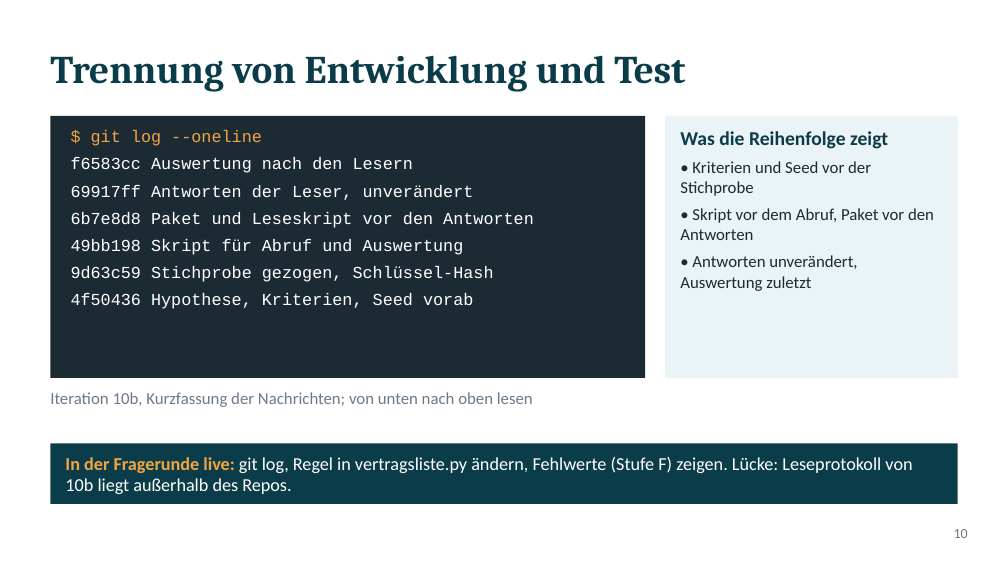
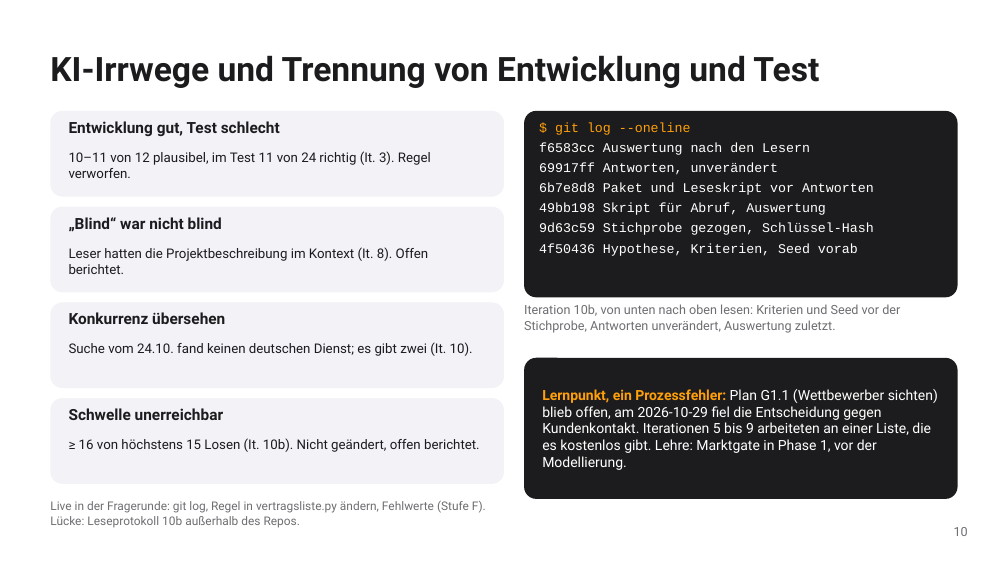
Before and after one commit to ludwigrichthammer9-web/vergabe_radar, a slide deck: slide 10 of docs/vortrag/vortrag_vergabe_radar.pptx. Drawn at 1008x567 pixels with LibreOffice and Linux fonts; fonts in the diff are those of the drawing. Boxes give left, top, right and bottom in pixels: in the first picture for what was removed or moved away, otherwise in the second. Text is boxed around its words. In the diff, an @@ line names an element or a change of style, - is before the commit and + after.

```diff
--- a/docs/vortrag/vortrag_vergabe_radar.pptx
+++ b/docs/vortrag/vortrag_vergabe_radar.pptx
@@ title at (50, 55, 819, 88): text changed; size 28 to 24 pt; font Cambria to Roboto; text colour #0B3C49 to #1C1C1E @@
-Trennung von Entwicklung und Test
+KI-Irrwege und Trennung von Entwicklung und Test
@@ rectangle removed at (50, 116, 645, 378) @@
@@ rounded rectangle added at (50, 111, 504, 197), fill #F2F2F7 @@
@@ rounded rectangle added at (524, 111, 958, 297), fill #1C1C1E @@
@@ text "$ git log --oneline": place and size @@
-text "$ git log --oneline" at (71, 130, 534, 309)
+text "$ git log --oneline" at (539, 122, 874, 256)
@@ rectangle removed at (665, 116, 958, 378) @@
@@ text added at (69, 121, 280, 136), 11 pt, text #1C1C1E, bold @@
+Entwicklung gut, Test schlecht
@@ text at (539, 122, 874, 256): size 12 to 9.5 pt in "$ git log --oneline", "f6583cc Auswertung nach den Lesern", "9d63c59 Stichprobe gezogen, Schlüssel-Hash", "4f50436 Hypothese, Kriterien, Seed vorab"; text colour #F2A541 to #FF9F0A in "$ git log --oneline"; less space between paragraphs @@
@@ text removed at (680, 131, 934, 291) @@
-Was die Reihenfolge zeigt
-• Kriterien und Seed vor der Stichprobe
-• Skript vor dem Abruf, Paket vor den Antworten
-• Antworten unverändert, Auswertung zuletzt
@@ text added at (69, 151, 431, 178), 9.5 pt, text #1C1C1E @@
+10–11 von 12 plausibel, im Test 11 von 24 richtig (It. 3). Regel verworfen.
@@ text at (539, 162, 874, 215): text changed; size 12 to 9.5 pt @@
-69917ff Antworten der Leser, unverändert
-6b7e8d8 Paket und Leseskript vor den Antworten
-49bb198 Skript für Abruf und Auswertung
+69917ff Antworten, unverändert
+6b7e8d8 Paket und Leseskript vor Antworten
+49bb198 Skript für Abruf, Auswertung
@@ rounded rectangle added at (50, 207, 504, 292), fill #F2F2F7 @@
@@ text added at (69, 217, 222, 232), 11 pt, text #1C1C1E, bold @@
+„Blind“ war nicht blind
@@ text added at (69, 247, 429, 274), 9.5 pt, text #1C1C1E @@
+Leser hatten die Projektbeschreibung im Kontext (It. 8). Offen berichtet.
@@ rounded rectangle added at (50, 302, 504, 388), fill #F2F2F7 @@
@@ text added at (69, 312, 225, 324), 11 pt, text #1C1C1E, bold @@
+Konkurrenz übersehen
@@ text added at (524, 304, 900, 333), 9 pt, text #6E6E73 @@
+Iteration 10b, von unten nach oben lesen: Kriterien und Seed vor der Stichprobe, Antworten unverändert, Auswertung zuletzt.
@@ text added at (69, 342, 473, 356), 9.5 pt, text #1C1C1E @@
+Suche vom 24.10. fand keinen deutschen Dienst; es gibt zwei (It. 10).
@@ rounded rectangle added at (524, 358, 958, 499), fill #1C1C1E @@
@@ text added at (542, 389, 938, 470), 10 pt, text #FFFFFF @@
+Lernpunkt, ein Prozessfehler: Plan G1.1 (Wettbewerber sichten) blieb offen, am 2026-10-29 fiel die Entscheidung gegen Kundenkontakt. Iterationen 5 bis 9 arbeiteten an einer Liste, die es kostenlos gibt. Lehre: Marktgate in Phase 1, vor der Modellierung.
@@ text removed at (50, 392, 533, 407) @@
-Iteration 10b, Kurzfassung der Nachrichten; von unten nach oben lesen
@@ rounded rectangle added at (50, 398, 504, 484), fill #F2F2F7 @@
@@ text added at (69, 408, 223, 420), 11 pt, text #1C1C1E, bold @@
+Schwelle unerreichbar
@@ rectangle removed at (50, 444, 958, 504) @@
@@ text added at (79, 438, 480, 452), 9.5 pt, text #1C1C1E @@
+≥ 16 von höchstens 15 Losen (It. 10b). Nicht geändert, offen berichtet.
@@ text at (50, 501, 486, 528): text changed; size 13 to 8.5 pt; font Calibri to Roboto; text colour #FFFFFF to #6E6E73 @@
-In der Fragerunde live: git log, Regel in vertragsliste.py ändern, Fehlwerte (Stufe F) zeigen. Lücke: Leseprotokoll von 10b liegt außerhalb des Repos.
+Live in der Fragerunde: git log, Regel in vertragsliste.py ändern, Fehlwerte (Stufe F). Lücke: Leseprotokoll 10b außerhalb des Repos.
@@ text "Live in der Fragerunde: git ..." at (50, 501, 486, 528): vertical alignment middle to top @@
@@ text "10" at (954, 527, 968, 536): size 10 to 9 pt, font Calibri to Roboto, text colour #6C7A89 to #6E6E73 @@
```
Also in this commit, not shown: 10 other slides changed, 1 slide added, 1 slide removed, 7 other files.
